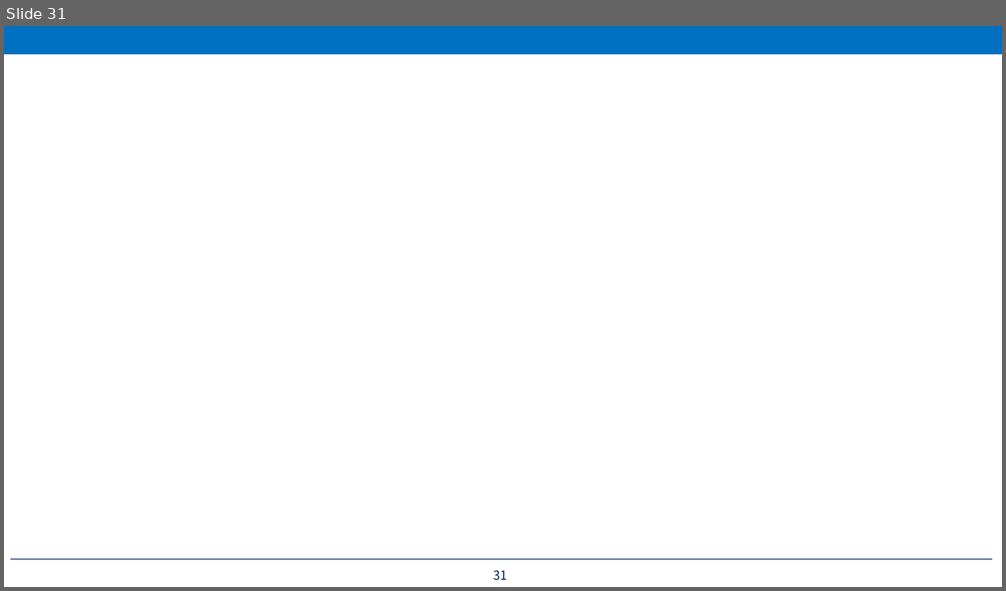
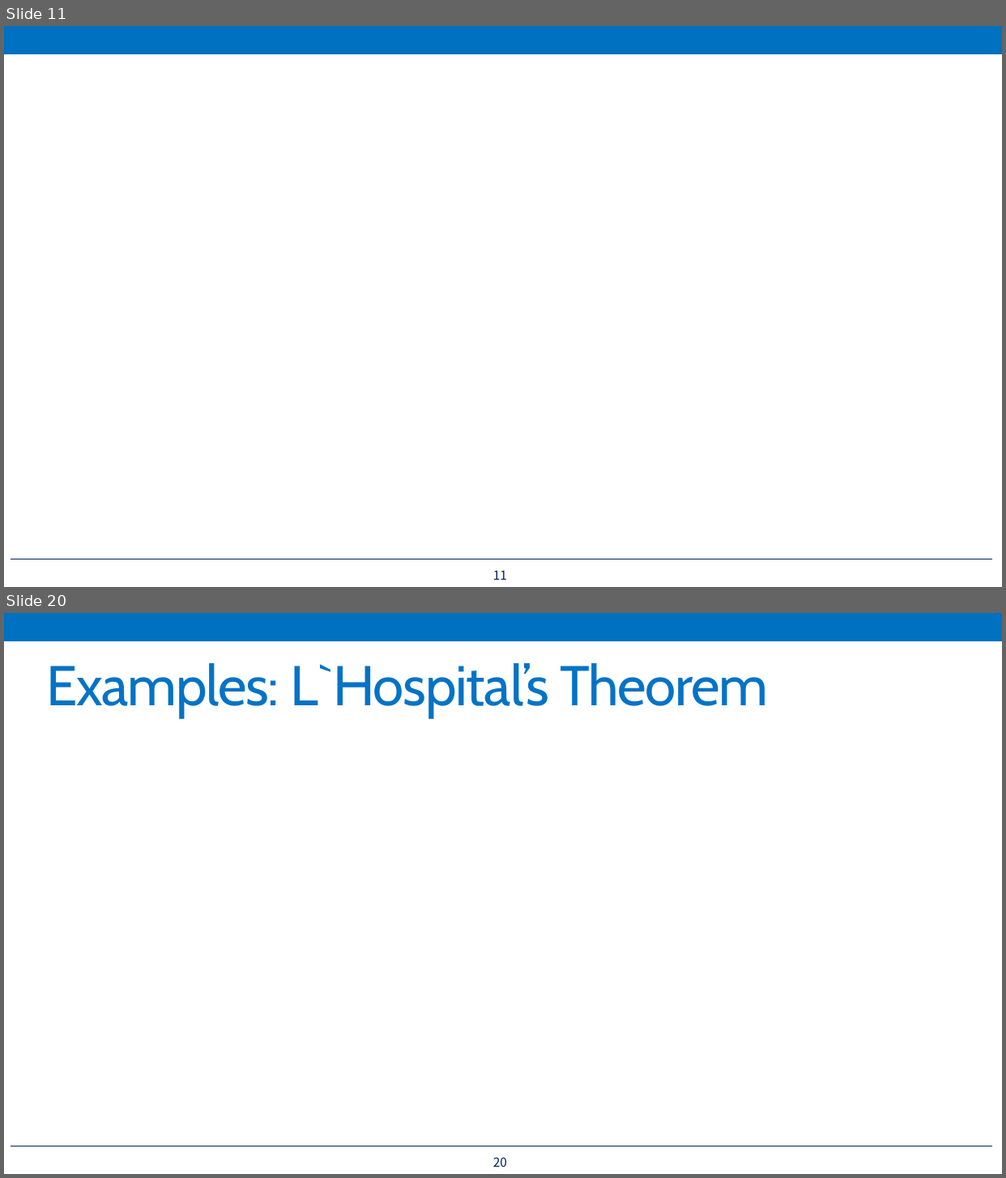
Before and after one commit to wlstjdpark/MLStudy, a slide deck: Artificial Intelligence and Machine Learning - 1st Study.pptx. Shown one above the other, each under a label of ours: slide 31 before the commit, slides 11 and 20 after it; the slides between them are not shown. The pictures are 1006x591 and 1006x1178 pixels, drawn with LibreOffice and Linux fonts; fonts in the diff are those of the drawing; grey boxes stand for pictures. Boxes give left, top, right and bottom in pixels: in the first picture for what was removed or moved away, otherwise in the second. Text is boxed around its words. In the diff, an @@ line names an element or a change of style, - is before the commit and + after.

```diff
--- a/Artificial Intelligence and Machine Learning - 1st Study.pptx
+++ b/Artificial Intelligence and Machine Learning - 1st Study.pptx
@@ slide 20 added at bbox=[4, 613, 1002, 1174], background #FFFFFF; not listed: 2 template elements that a slide beside it also shows @@
@@ title added at bbox=[46, 663, 769, 718], 54 pt, text #0072C6 @@
+Examples: L`Hospital’s Theorem
@@ page number added at bbox=[493, 1157, 507, 1167], 12 pt, text #002060 @@
+20
@@ what was slide 31 is now slide 11 @@
@@ page number at bbox=[493, 570, 507, 580]: text changed @@
-31
+11
```
Also in this commit, not shown: 2 slides changed, 12 other slides added.
